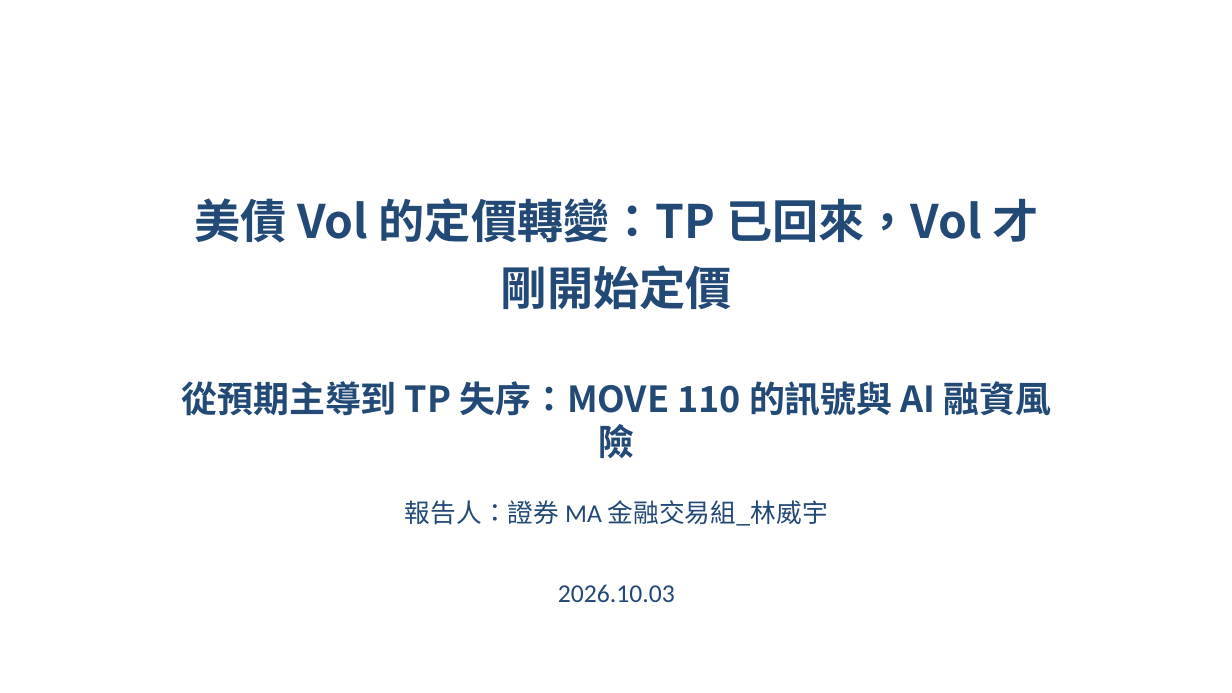
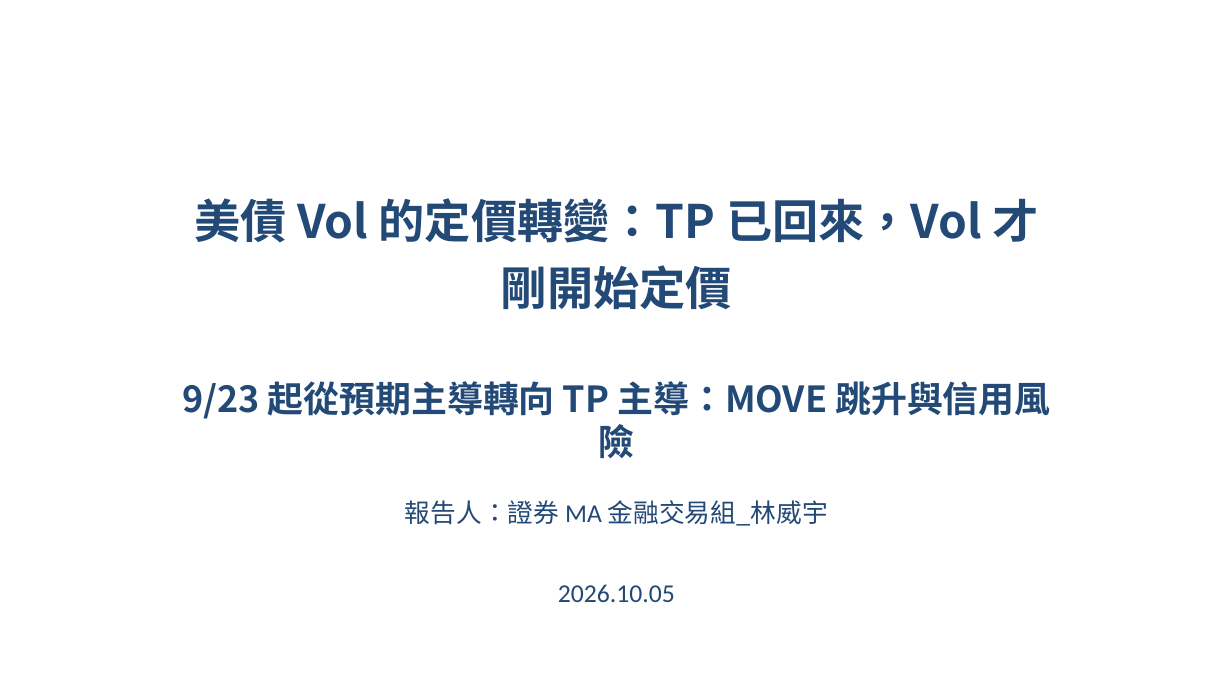
Before and after one commit to wlinoxox/US-Bond-Vol, a slide deck: slide 1 of slides/2026-10-03_us-treasury-vol-regime-change.pptx. Drawn at 1232x693 pixels with LibreOffice and Linux fonts; fonts in the diff are those of the drawing; background and template pictures are left out. Boxes give left, top, right and bottom in pixels: in the first picture for what was removed or moved away, otherwise in the second. Text is boxed around its words. In the diff, an @@ line names an element or a change of style, - is before the commit and + after.

```diff
--- a/slides/2026-10-03_us-treasury-vol-regime-change.pptx
+++ b/slides/2026-10-03_us-treasury-vol-regime-change.pptx
@@ text at [182, 381, 1050, 458]: text changed @@
-從預期主導到 TP 失序：MOVE 110 的訊號與 AI 融資風險
+9/23 起從預期主導轉向 TP 主導：MOVE 跳升與信用風險
@@ text at [558, 584, 675, 602]: text changed @@
-2026.10.03
+2026.10.05
```
Also in this commit, not shown: 2 other slides changed.
